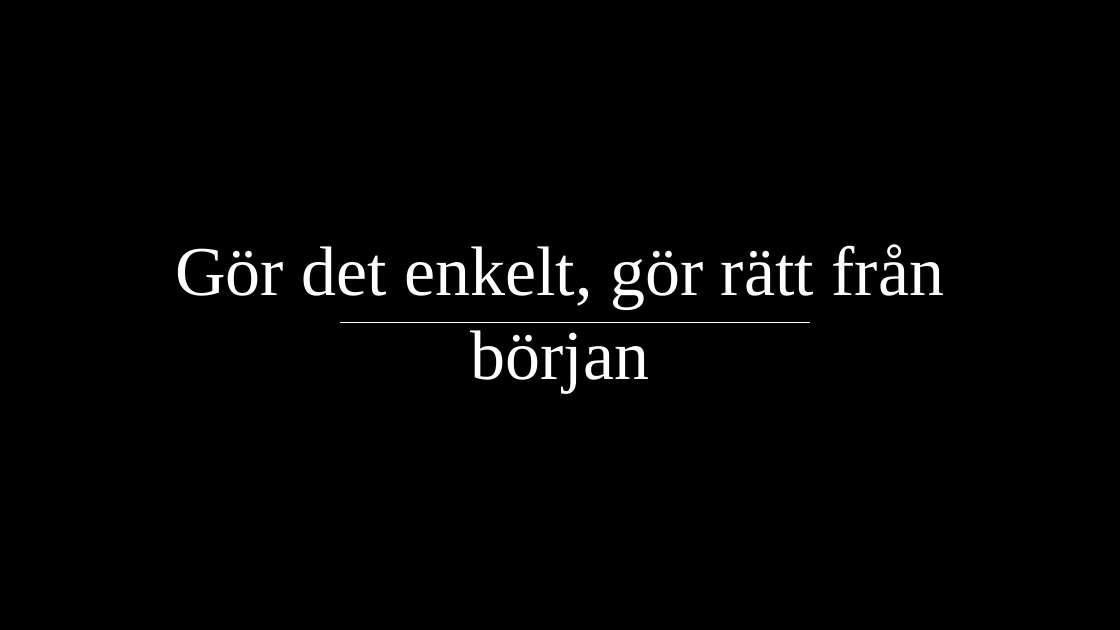
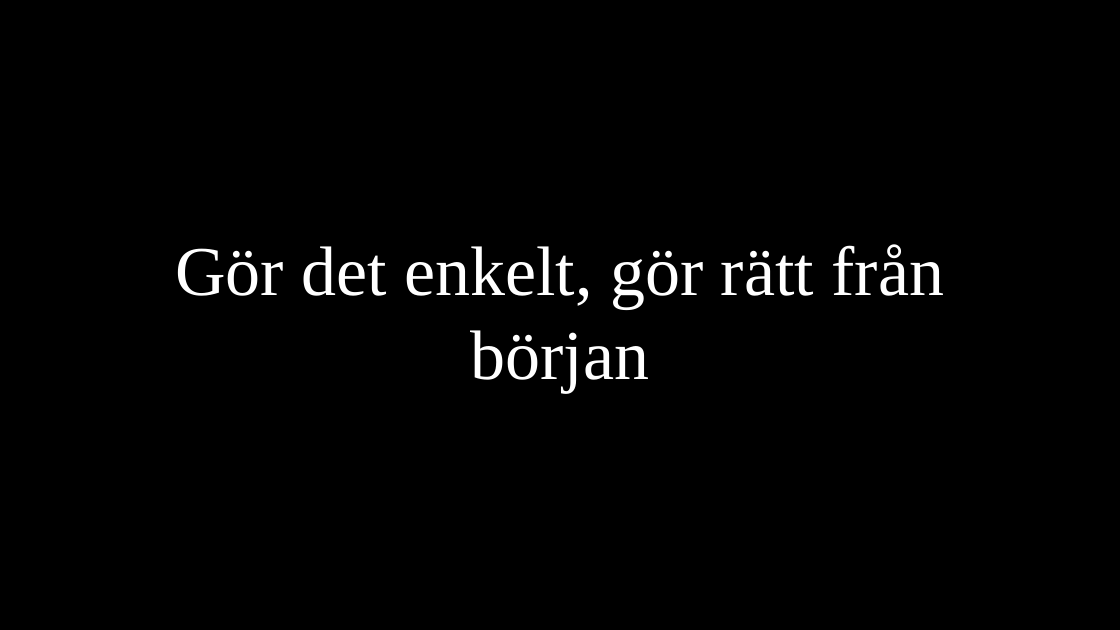
Before and after one commit to PGBSNH19/spacepark-grupp-2-b02-b04, a slide deck: slide 14 of Dokumentation/Geometric color block.pptx (slide 13 before the commit). Drawn at 1120x630 pixels with LibreOffice and Linux fonts; fonts in the diff are those of the drawing; grey boxes stand for pictures; background and template pictures are left out. Boxes give left, top, right and bottom in pixels: in the first picture for what was removed or moved away, otherwise in the second. Text is boxed around its words. In the diff, an @@ line names an element or a change of style, - is before the commit and + after.

```diff
--- a/Dokumentation/Geometric color block.pptx
+++ b/Dokumentation/Geometric color block.pptx
@@ rectangle removed at (x1=0, y1=0, x2=1120, y2=630) @@
@@ line removed from (340, 323) to (811, 323) @@
```
Also in this commit, not shown: 8 other slides changed, 11 slides added, 4 slides removed, 1 other file.
